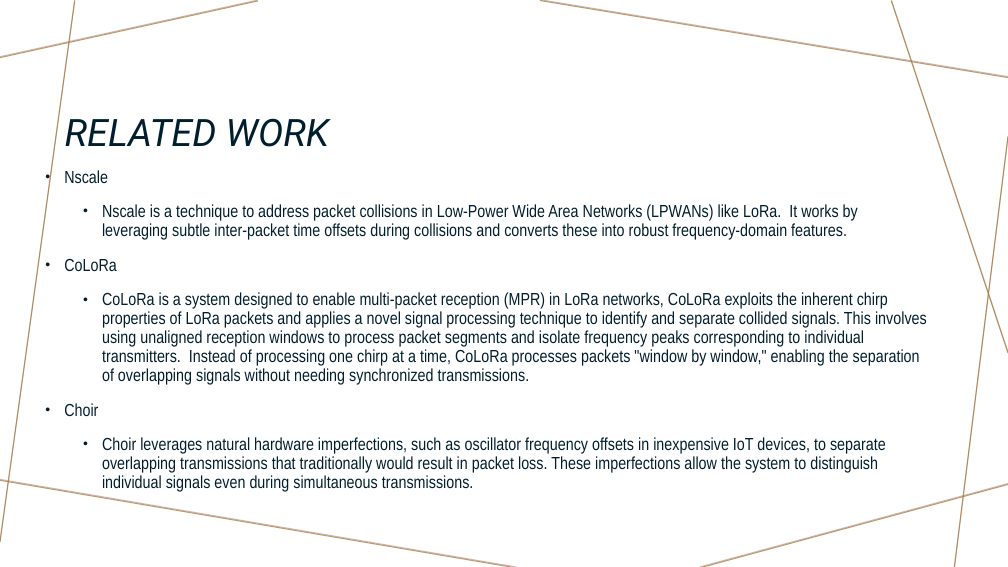
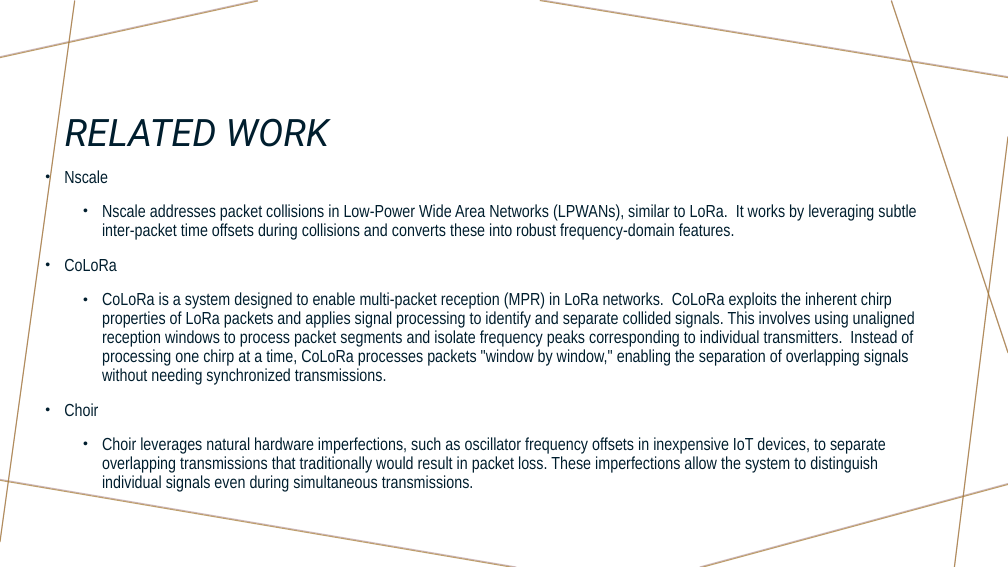
Before and after one commit to tiedyefreak22/Sap-Flow-LORA, a slide deck: slide 5 of LoRa Mesh/AlignTrack/SchoolProj/Deconfliction of LoRa Packets Using AlignTrack with Various Windowing Techniques.pptx. Drawn at 1008x567 pixels with LibreOffice and Linux fonts; fonts in the diff are those of the drawing. Boxes give left, top, right and bottom in pixels: in the first picture for what was removed or moved away, otherwise in the second. Text is boxed around its words. In the diff, an @@ line names an element or a change of style, - is before the commit and + after.

```diff
--- a/LoRa Mesh/AlignTrack/SchoolProj/Deconfliction of LoRa Packets Using AlignTrack with Various Windowing Techniques.pptx
+++ b/LoRa Mesh/AlignTrack/SchoolProj/Deconfliction of LoRa Packets Using AlignTrack with Various Windowing Techniques.pptx
@@ text at (102, 204, 916, 240): text changed @@
-    • Nscale is a technique to address packet collisions in Low-Power Wide Area Networks (LPWANs) like LoRa. It works by leveraging subtle inter-packet time offsets during collisions and converts these into robust frequency-domain features.
+    • Nscale addresses packet collisions in Low-Power Wide Area Networks (LPWANs), similar to LoRa. It works by leveraging subtle inter-packet time offsets during collisions and converts these into robust frequency-domain features.
@@ text at (102, 292, 915, 385): text changed @@
-    • CoLoRa is a system designed to enable multi-packet reception (MPR) in LoRa networks, CoLoRa exploits the inherent chirp properties of LoRa packets and applies a novel signal processing technique to identify and separate collided signals. This involves using unaligned reception windows to process packet segments and isolate frequency peaks corresponding to individual transmitters. Instead of processing one chirp at a time, CoLoRa processes packets "window by window," enabling the separation of overlapping signals without needing synchronized transmissions.
+    • CoLoRa is a system designed to enable multi-packet reception (MPR) in LoRa networks. CoLoRa exploits the inherent chirp properties of LoRa packets and applies signal processing to identify and separate collided signals. This involves using unaligned reception windows to process packet segments and isolate frequency peaks corresponding to individual transmitters. Instead of processing one chirp at a time, CoLoRa processes packets "window by window," enabling the separation of overlapping signals without needing synchronized transmissions.
```
Also in this commit, not shown: 2 other slides changed.
